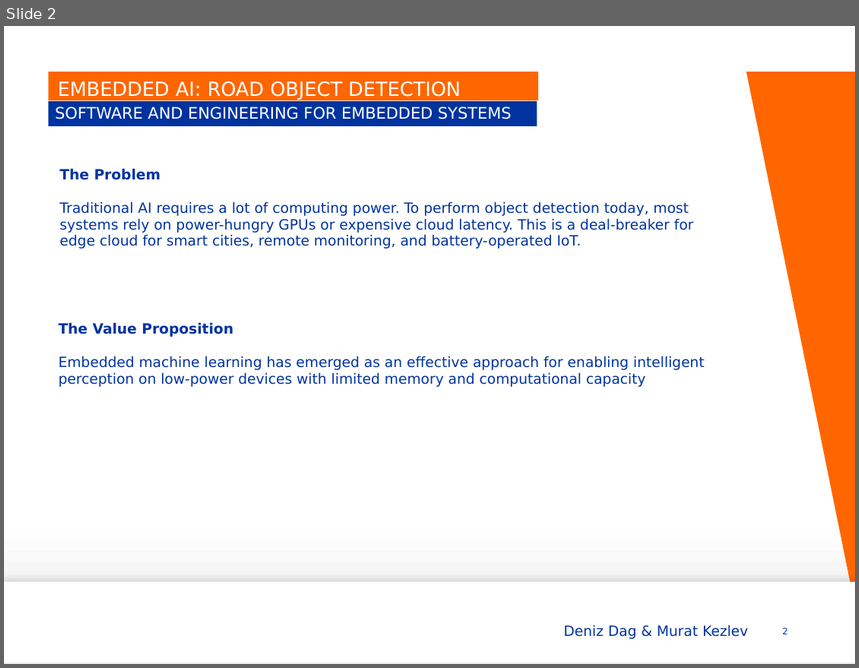
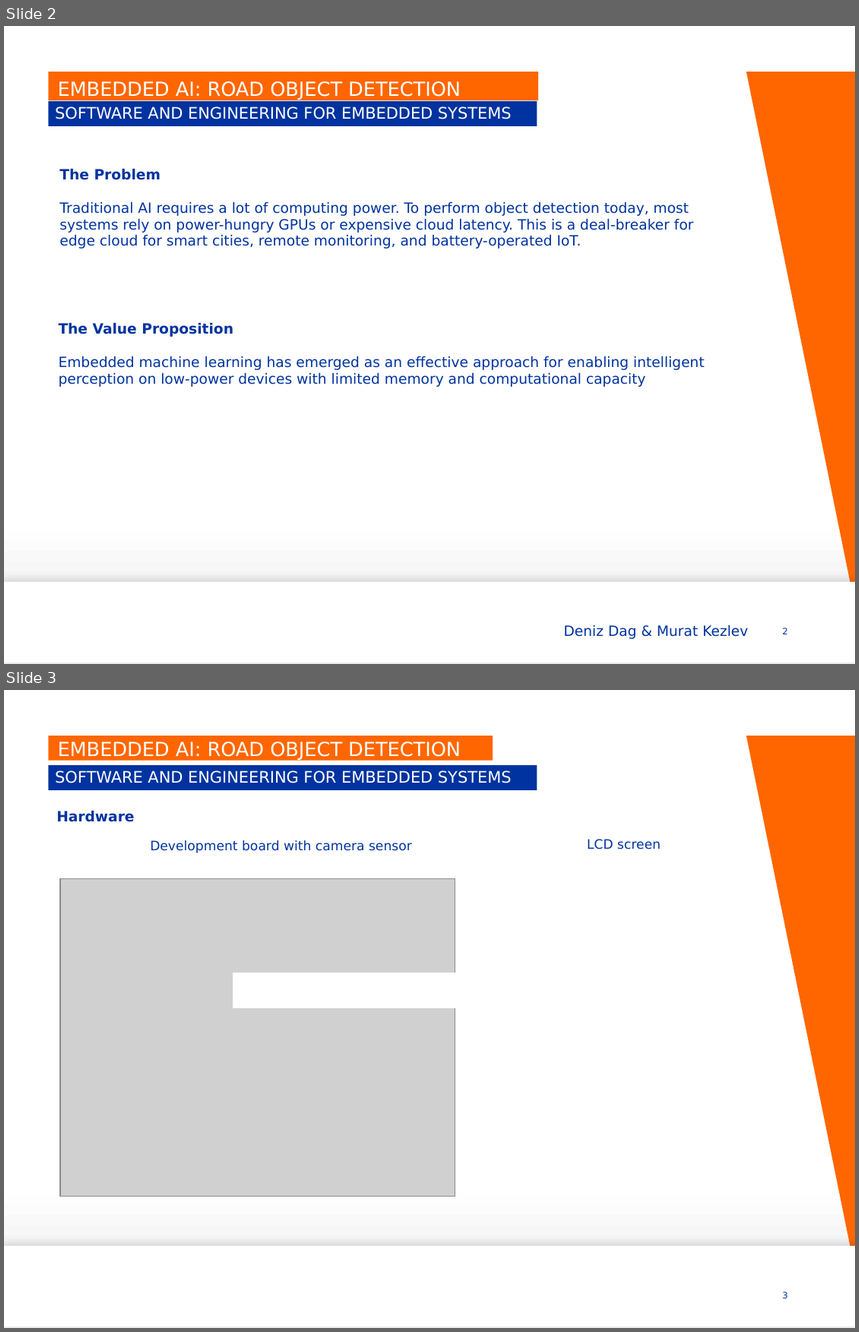
Before and after one commit to mkezlev/MACS-SEES-ObjectDetect, a slide deck: SEES Project Slides.pptx. Shown one above the other, each under a label of ours: slide 2 before the commit, slides 2 and 3 after it. The pictures are 859x668 and 859x1332 pixels, drawn with LibreOffice and Linux fonts; fonts in the diff are those of the drawing; grey boxes stand for pictures; background and template pictures are left out. Boxes give left, top, right and bottom in pixels: in the first picture for what was removed or moved away, otherwise in the second. Text is boxed around its words. In the diff, an @@ line names an element or a change of style, - is before the commit and + after.

```diff
--- a/SEES Project Slides.pptx
+++ b/SEES Project Slides.pptx
@@ slide 3 added at bbox=[4, 690, 855, 1328], background gradient #FFFFFF to #FEFEFE to #EDEDED; not listed: 1 template element that a slide beside it also shows @@
@@ title added at bbox=[48, 736, 493, 761], fill #FF6600, 16.5 pt, text #FFFFFF @@
+EMBEDDED AI: ROAD OBJECT DETECTION
@@ subtitle added at bbox=[48, 765, 537, 790], fill #00339F, 13.5 pt, text #FFFFFF @@
+SOFTWARE AND ENGINEERING FOR EMBEDDED SYSTEMS
@@ text added at bbox=[56, 810, 134, 822], 12 pt, text #00339F, bold @@
+Hardware
@@ text added at bbox=[150, 840, 412, 853], 11 pt, text #0033A0 @@
+Development board with camera sensor
@@ text added at bbox=[587, 839, 661, 850], 11 pt, text #0033A0 @@
+LCD screen
@@ picture added at bbox=[60, 879, 455, 1196] @@
@@ rectangle added at bbox=[235, 975, 455, 1007], fill #FFFFFF, outline #FFFFFF 3.5 pt @@
@@ page number added at bbox=[782, 1292, 788, 1299], 7.5 pt, text #00339F @@
+3
```
Also in this commit, not shown: 1 slide changed, 5 other slides added.
